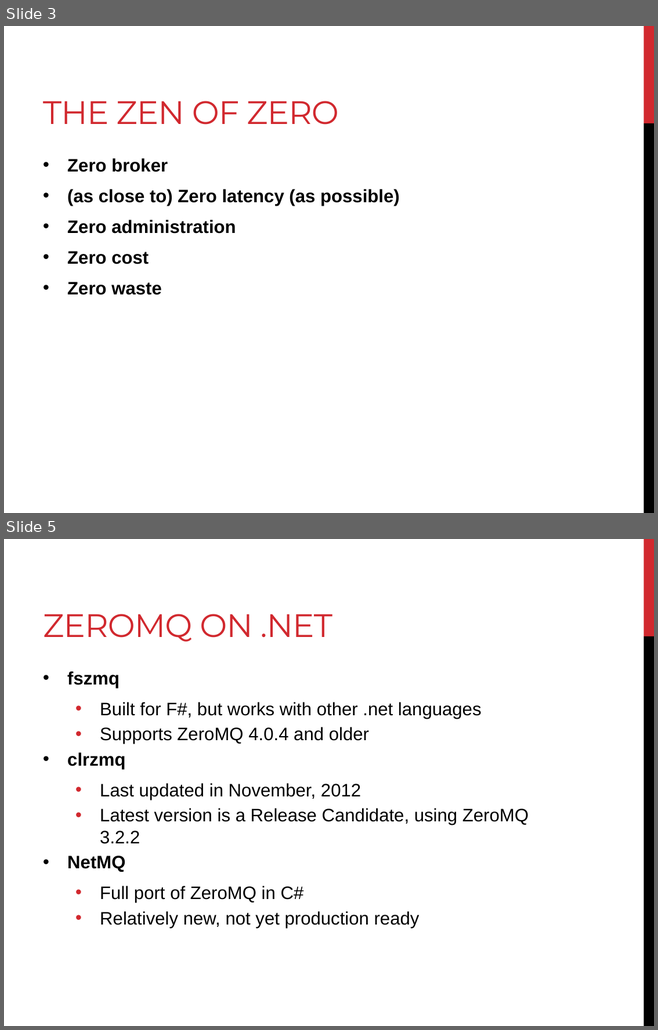
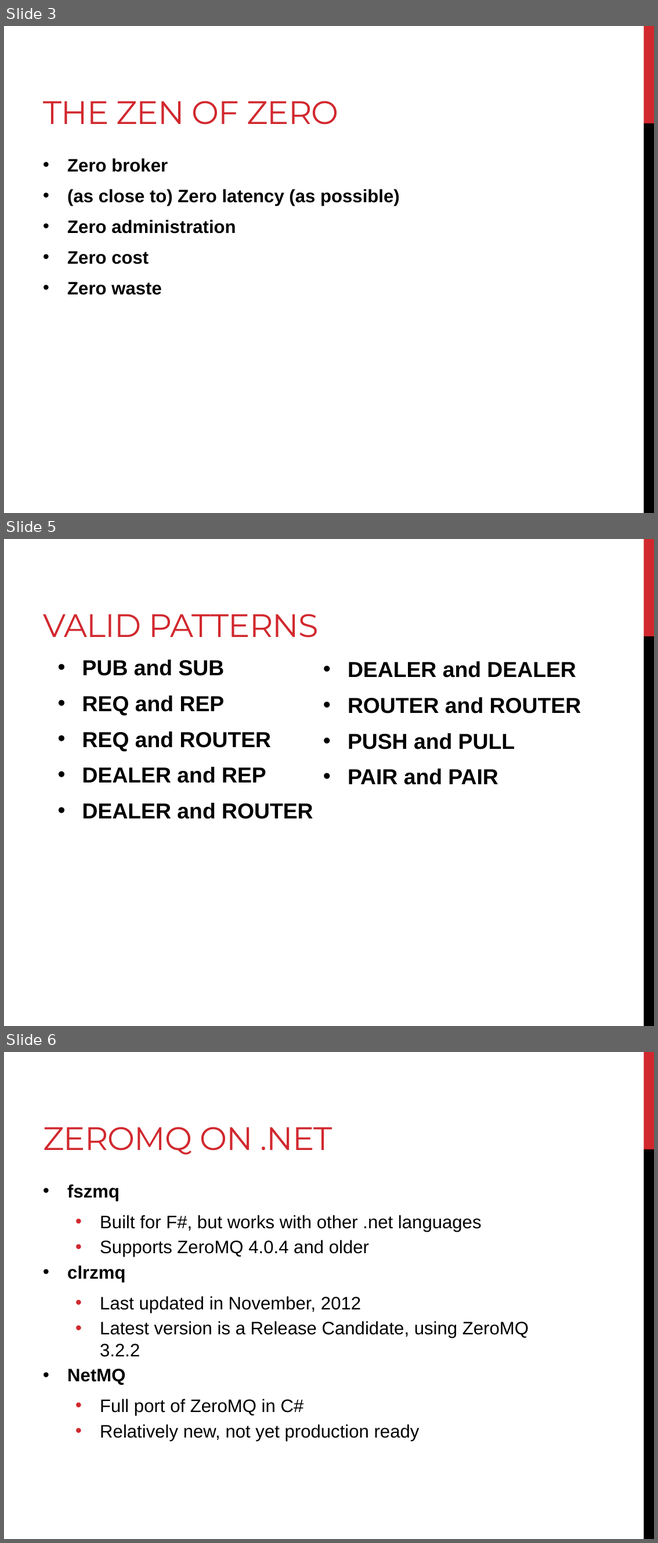
Before and after one commit to RyanHauert/presentations-zeromq, a slide deck: Presentation/ZeroMQ.pptx. Shown one above the other, each under a label of ours: slides 3 and 5 before the commit, slides 3, 5 and 6 after it; the slides between them are not shown. The pictures are 658x1030 and 658x1543 pixels, drawn with LibreOffice and Linux fonts; fonts in the diff are those of the drawing. Boxes give left, top, right and bottom in pixels: in the first picture for what was removed or moved away, otherwise in the second. Text is boxed around its words. In the diff, an @@ line names an element or a change of style, - is before the commit and + after.

```diff
--- a/Presentation/ZeroMQ.pptx
+++ b/Presentation/ZeroMQ.pptx
@@ slide 5 added at box(4, 539, 654, 1026), background #FFFFFF; not listed: 2 template elements that a slide beside it also shows @@
@@ title added at box(43, 614, 318, 638), 36 pt, text #D1282E @@
+VALID PATTERNS
@@ text added at box(82, 660, 313, 819), 24 pt, text #000000, bold @@
+• PUB and SUB
+• REQ and REP
+• REQ and ROUTER
+• DEALER and REP
+• DEALER and ROUTER
@@ text added at box(347, 661, 581, 785), 24 pt, text #000000, bold @@
+• DEALER and DEALER
+• ROUTER and ROUTER
+• PUSH and PULL
+• PAIR and PAIR
@@ what was slide 5 is now slide 6 @@
```
Also in this commit, not shown: 1 slide changed, 3 other slides added, 17 other files.
